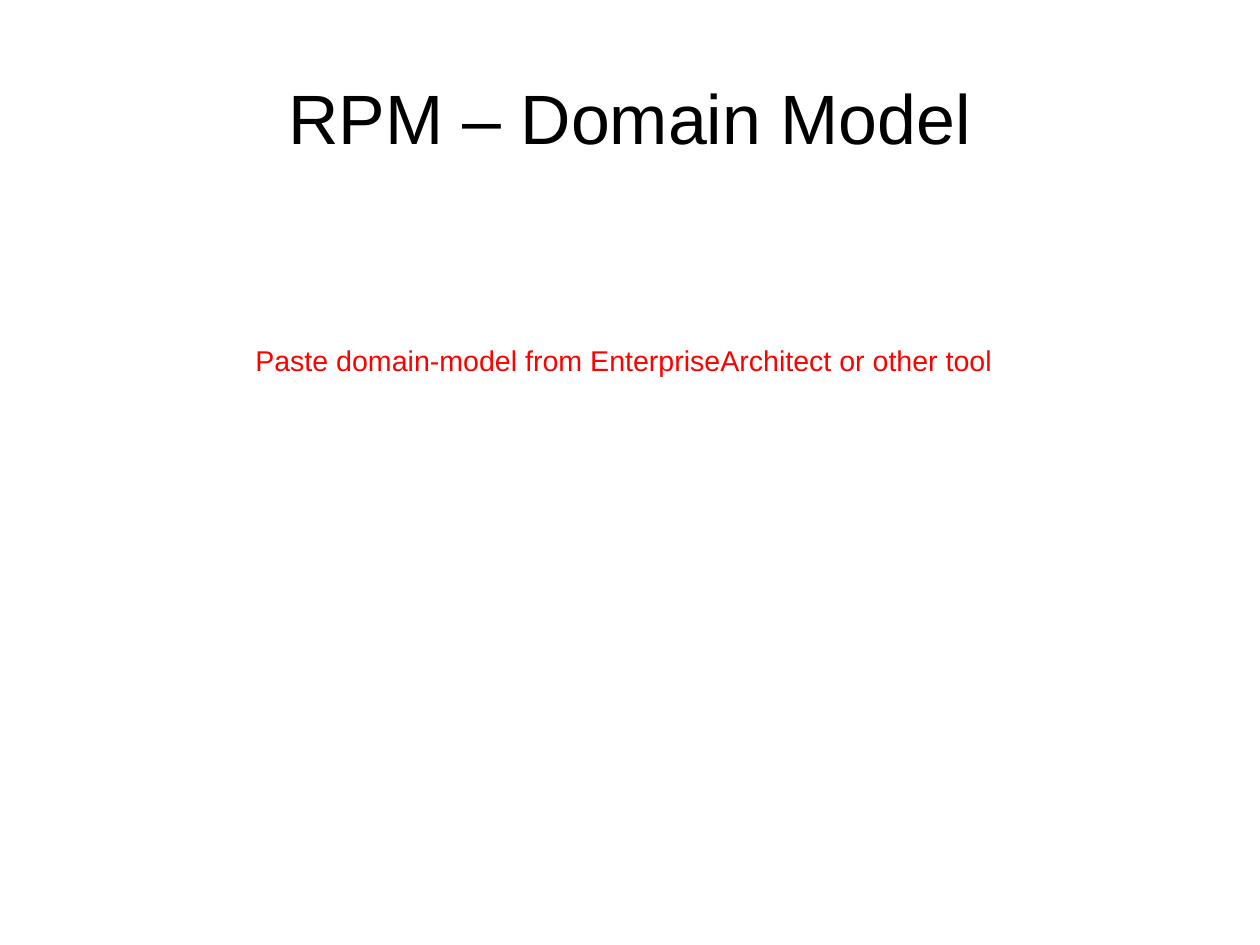
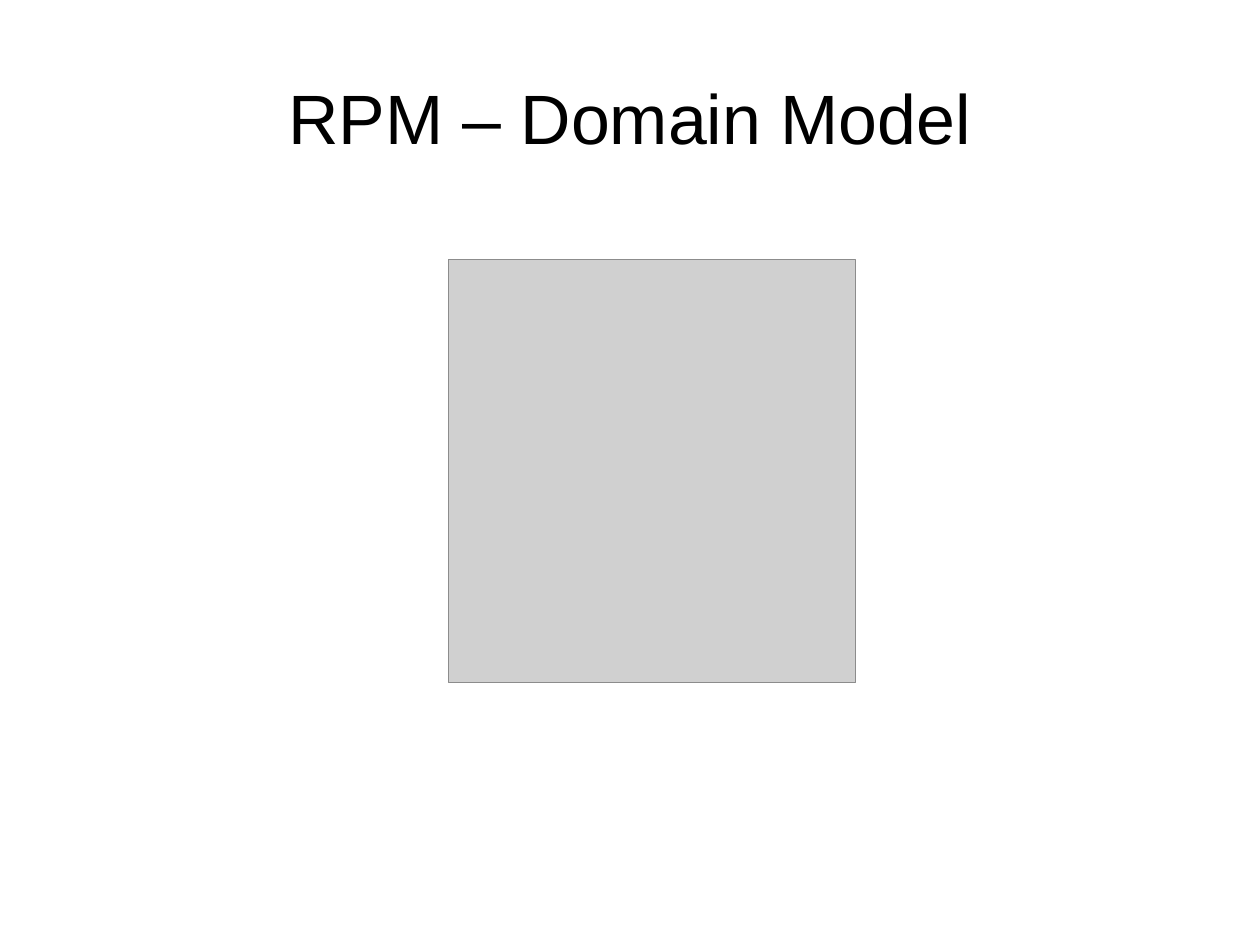
Before and after one commit to andreak/slol-2011, a slide deck: slide 37 of Scala-LiftOff-2011-lift-from-jee-perspective.odp (slide 33 before the commit). Drawn at 1260x945 pixels with LibreOffice and Linux fonts; fonts in the diff are those of the drawing; grey boxes stand for pictures. Boxes give left, top, right and bottom in pixels: in the first picture for what was removed or moved away, otherwise in the second. Text is boxed around its words. In the diff, an @@ line names an element or a change of style, - is before the commit and + after.

```diff
--- a/Scala-LiftOff-2011-lift-from-jee-perspective.odp
+++ b/Scala-LiftOff-2011-lift-from-jee-perspective.odp
@@ picture added at <box>449,260,856,683</box> @@
@@ text removed at <box>255,350,992,377</box> @@
-Paste domain-model from EnterpriseArchitect or other tool
```
Also in this commit, not shown: 13 other slides changed, 6 slides added, 2 slides removed.
